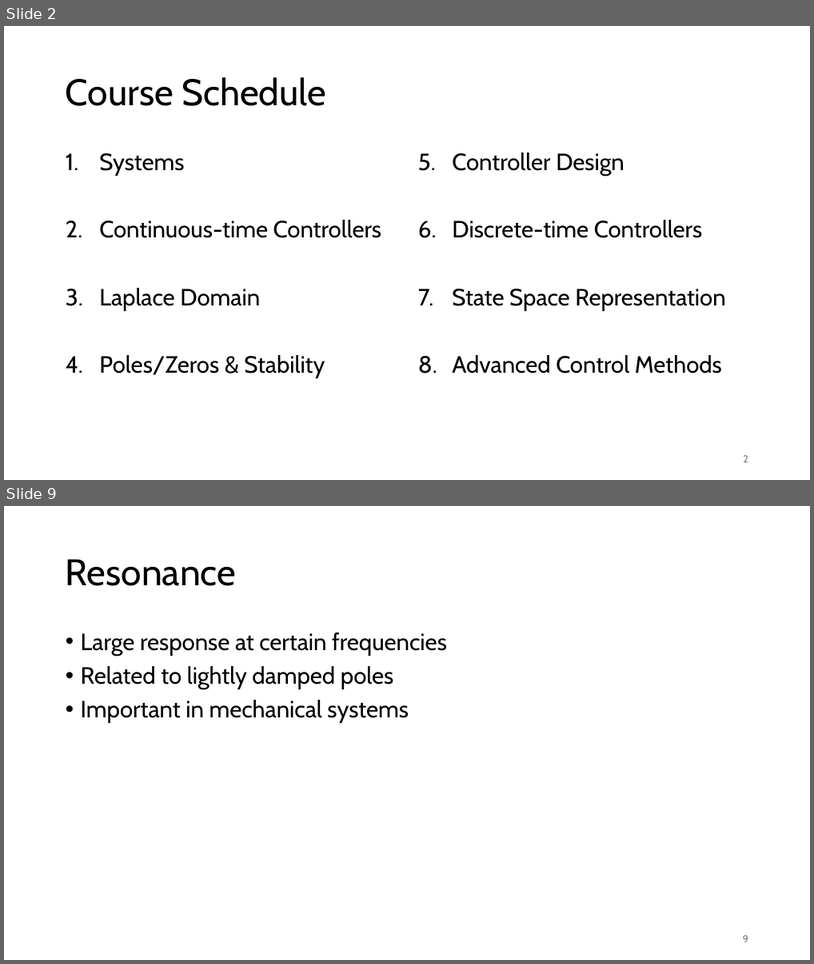
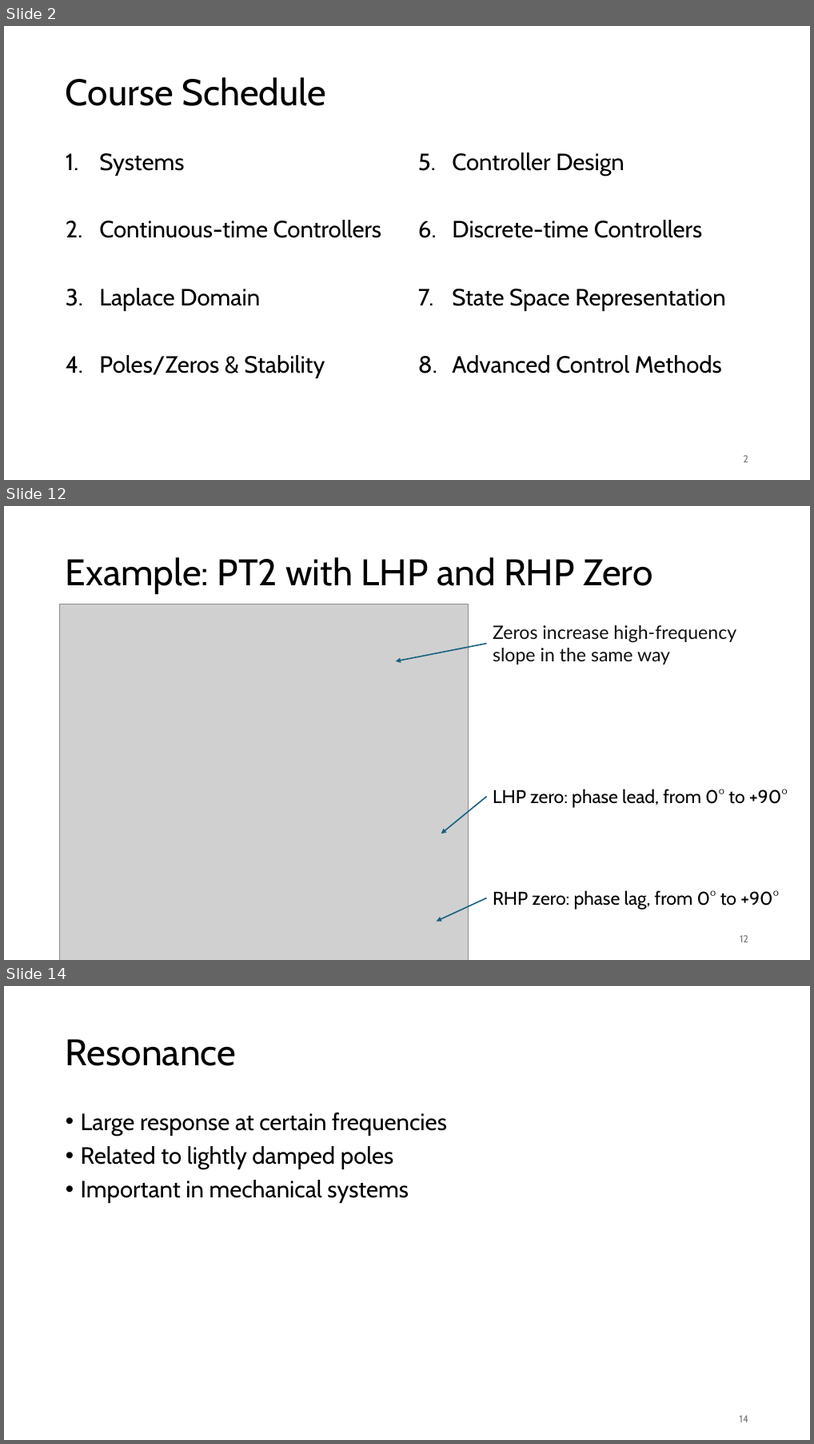
Before and after one commit to FelixWick/control_engineering, a slide deck: slides/4_stability.pptx. Shown one above the other, each under a label of ours: slides 2 and 9 before the commit, slides 2, 12 and 14 after it; the slides between them are not shown. The pictures are 814x964 and 814x1444 pixels, drawn with LibreOffice and Linux fonts; fonts in the diff are those of the drawing; grey boxes stand for pictures. Boxes give left, top, right and bottom in pixels: in the first picture for what was removed or moved away, otherwise in the second. Text is boxed around its words. In the diff, an @@ line names an element or a change of style, - is before the commit and + after.

Commit message:
poles and zeros

```diff
--- a/slides/4_stability.pptx
+++ b/slides/4_stability.pptx
@@ slide 12 added at bbox=[4, 506, 810, 960], background #FFFFFF @@
@@ title added at bbox=[66, 557, 653, 594], 44 pt, text #000000 @@
+Example: PT2 with LHP and RHP Zero
@@ picture added at bbox=[60, 604, 469, 960] @@
@@ text added at bbox=[493, 625, 737, 664], 22 pt, text #0E0E0E @@
+Zeros increase high-frequency slope in the same way
@@ arrow added from (486, 644) to (396, 661), #156082 1.5 pt @@
@@ text added at bbox=[493, 788, 788, 808], 22 pt, text #000000 @@
+LHP zero: phase lead, from 0° to +90°
@@ arrow added from (486, 796) to (442, 833), #156082 1.5 pt @@
@@ arrow added from (486, 898) to (437, 921), #156082 1.5 pt @@
@@ text added at bbox=[493, 890, 779, 909], 22 pt, text #000000 @@
+RHP zero: phase lag, from 0° to +90°
@@ page number added at bbox=[740, 935, 749, 942], 12 pt, text #797979 @@
+12
@@ what was slide 9 is now slide 14 @@
@@ page number at bbox=[740, 1415, 749, 1422]: text changed @@
-9
+14
```
Also in this commit, not shown: 6 slides changed, 3 other slides added, 1 slide removed, 3 other files.
